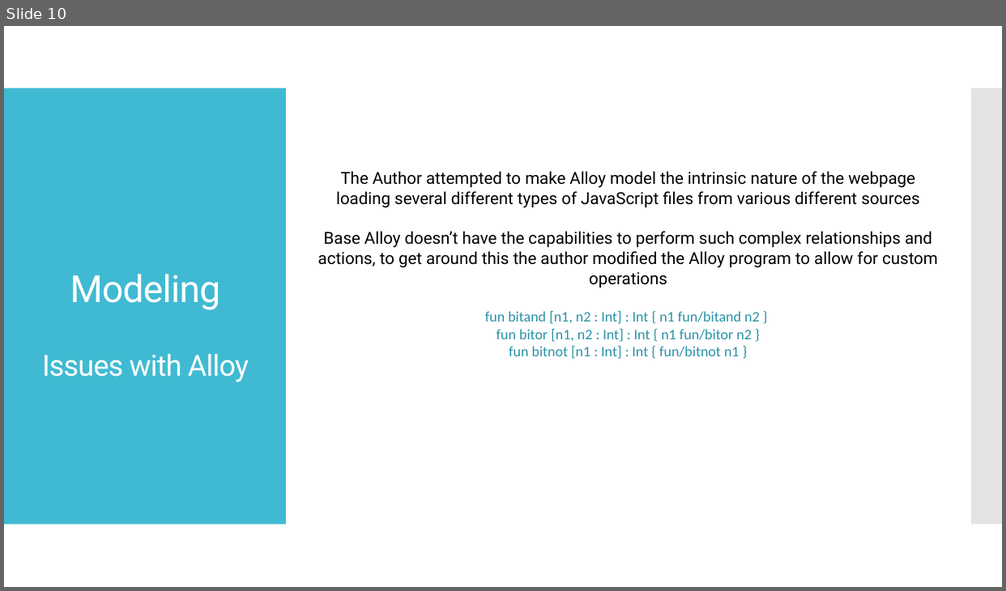
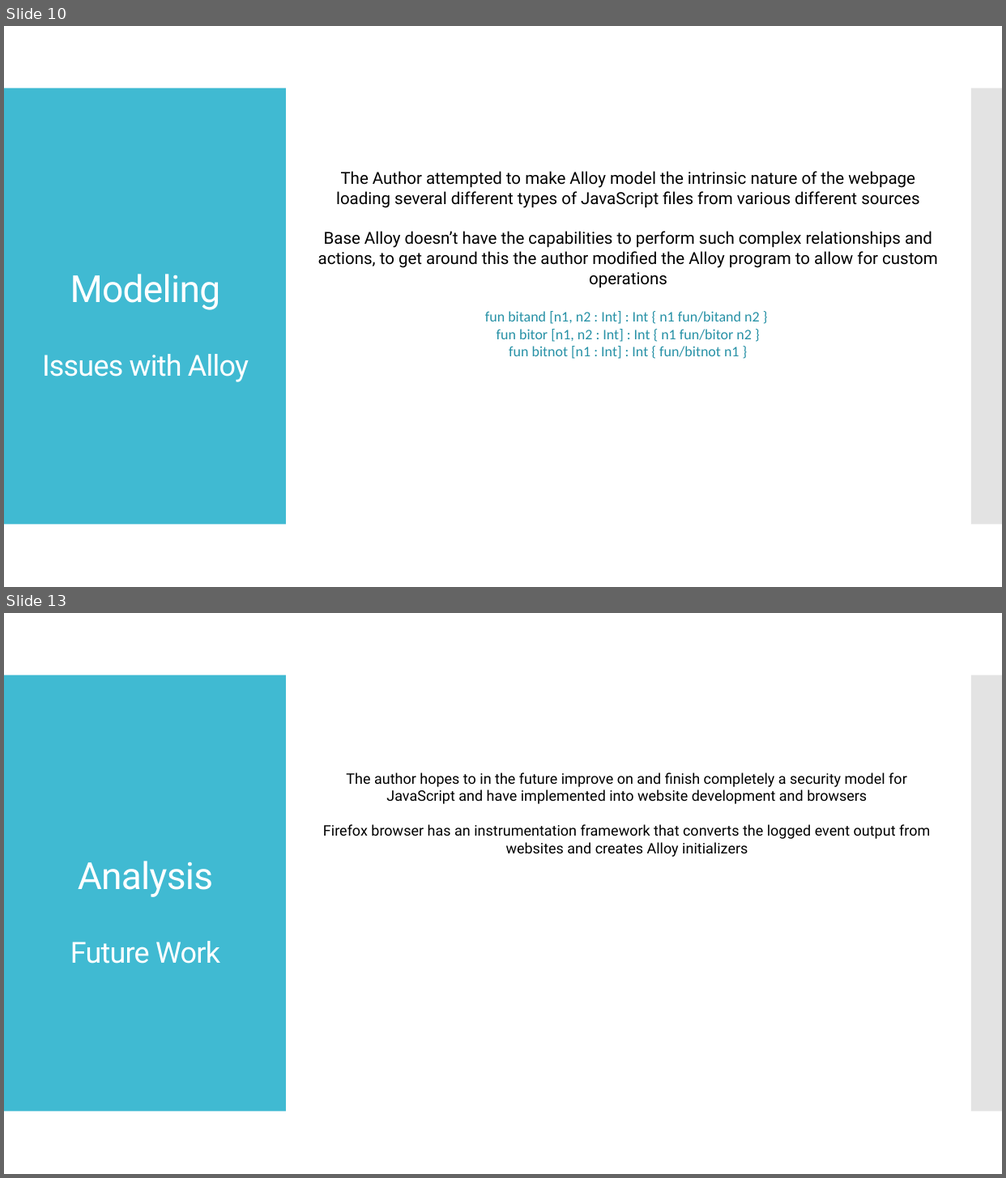
Before and after one commit to starkc1/Spring2019_Homework, a slide deck: SE-410/Stark_SE410_Presentation.pptx. Shown one above the other, each under a label of ours: slide 10 before the commit, slides 10 and 13 after it; the slides between them are not shown. The pictures are 1006x591 and 1006x1178 pixels, drawn with LibreOffice and Linux fonts; fonts in the diff are those of the drawing. Boxes give left, top, right and bottom in pixels: in the first picture for what was removed or moved away, otherwise in the second. Text is boxed around its words. In the diff, an @@ line names an element or a change of style, - is before the commit and + after.

```diff
--- a/SE-410/Stark_SE410_Presentation.pptx
+++ b/SE-410/Stark_SE410_Presentation.pptx
@@ slide 13 added at (4, 613, 1002, 1174), background #FFFFFF; not listed: 2 template elements that a slide beside it also shows @@
@@ text added at (323, 773, 930, 857), 14 pt, text #000000 @@
+The author hopes to in the future improve on and finish completely a security model for JavaScript and have implemented into website development and browsers
+Firefox browser has an instrumentation framework that converts the logged event output from websites and creates Alloy initializers
@@ title added at (70, 861, 220, 964), 28 pt, text #FFFFFF @@
+Analysis
+Future Work
```
Also in this commit, not shown: 1 slide changed, 4 other slides added.
